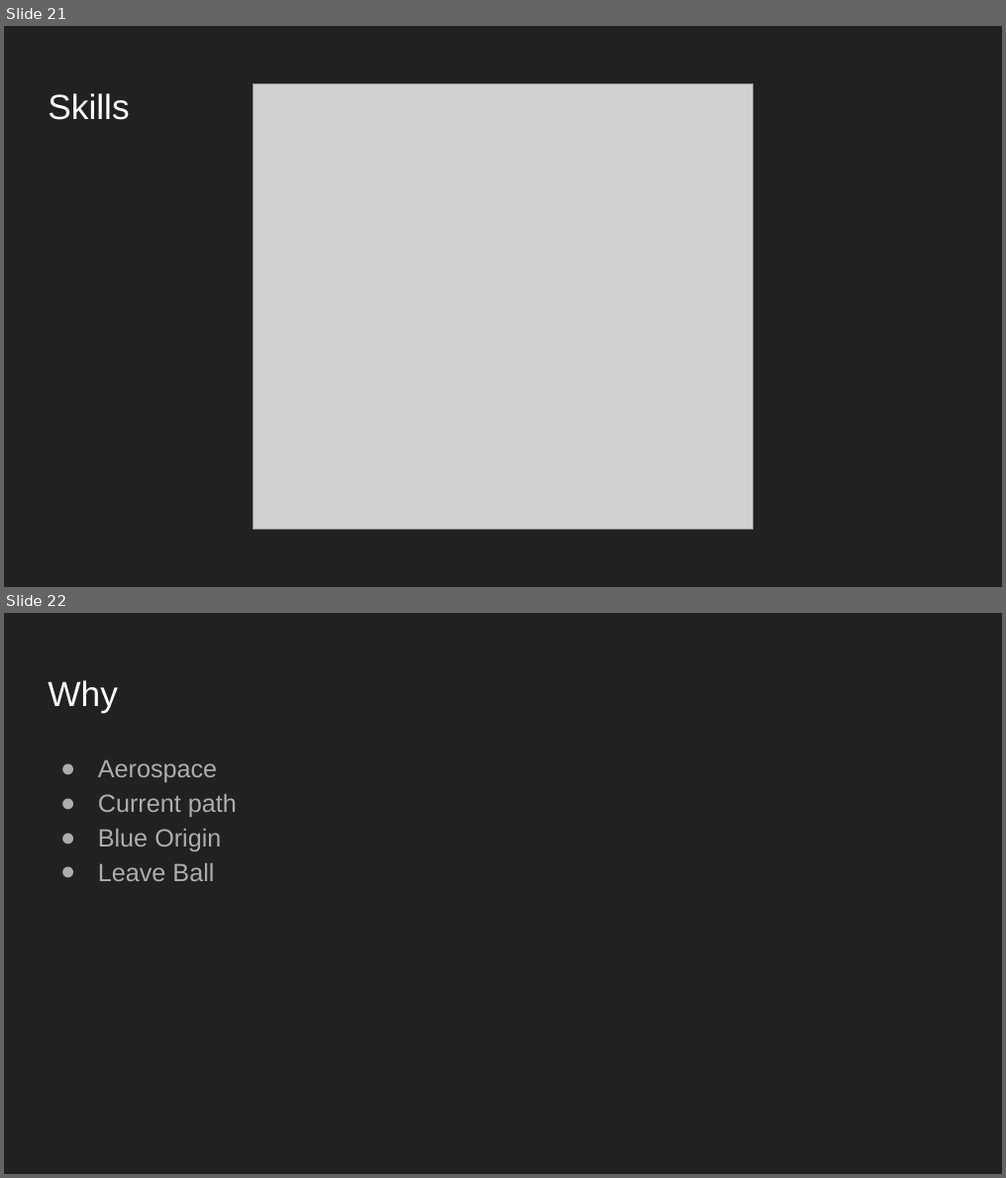
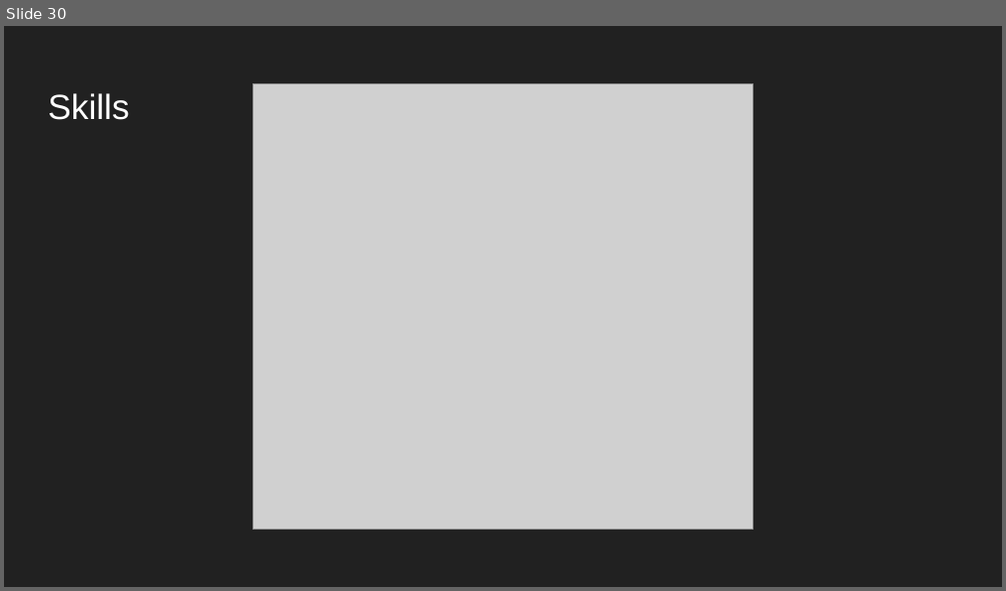
Before and after one commit to amalatak/Notes, a slide deck: Job Presentation-2.pptx. Shown one above the other, each under a label of ours: slides 21 and 22 before the commit, slide 30 after it. The pictures are 1006x1178 and 1006x591 pixels, drawn with LibreOffice and Linux fonts; fonts in the diff are those of the drawing; grey boxes stand for pictures. Boxes give left, top, right and bottom in pixels: in the first picture for what was removed or moved away, otherwise in the second. Text is boxed around its words. In the diff, an @@ line names an element or a change of style, - is before the commit and + after.

```diff
--- a/Job Presentation-2.pptx
+++ b/Job Presentation-2.pptx
@@ slide 22 removed at box(4, 613, 1002, 1174), background #212121 @@
@@ title removed at box(48, 680, 118, 712) @@
-Why
@@ text removed at box(98, 760, 237, 881) @@
-● Aerospace
-● Current path
-● Blue Origin
-● Leave Ball
@@ what was slide 21 is now slide 30 @@
```
Also in this commit, not shown: 3 slides changed, 11 slides added, 11 other slides removed.
